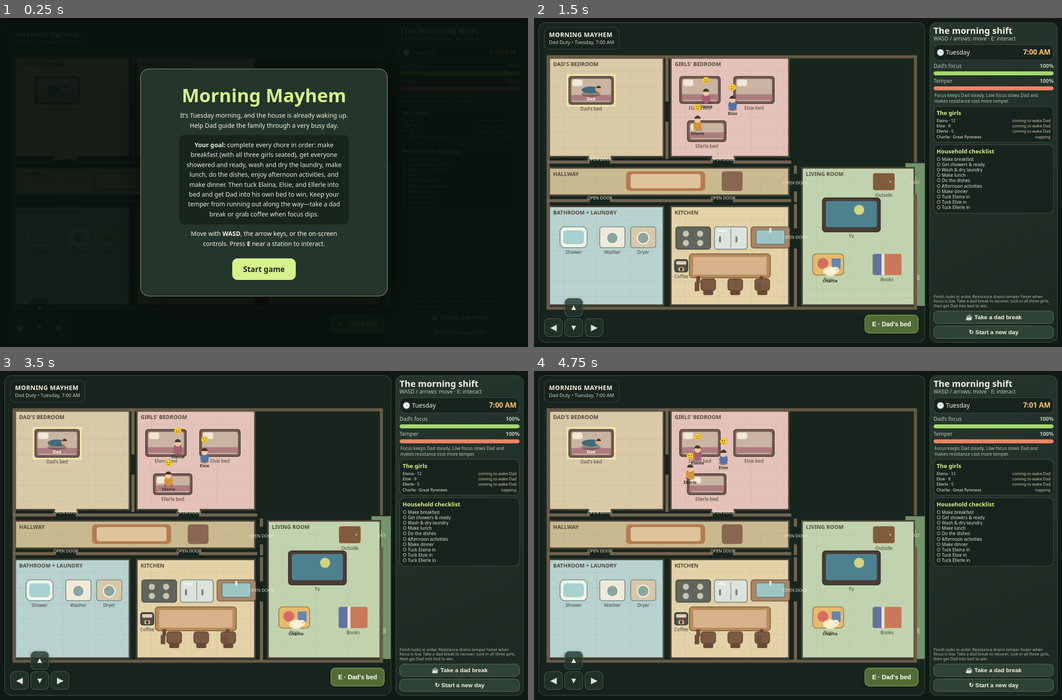
Above: before the commit, frames 1-4 (two rows, left to right).
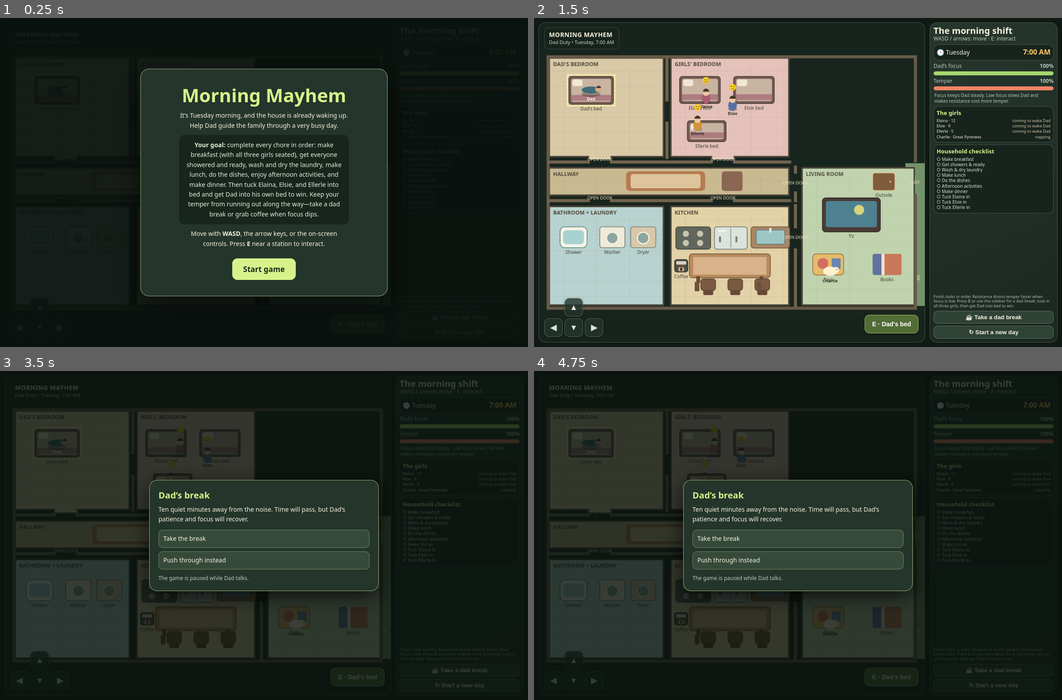
Above: after the commit, the same moments.

Repository: gkid123-frog/PlayGround
Game: browser game, page index.html
The game is run twice, just before and just after one commit, with the same random seed, the same clock (stepped at 60 frames per second) and the same inputs.
Inputs:
- Up to frame 1 (0.25 s): no input
- Up to frame 2 (1.5 s): click "Start game" at 0.27 s; click "↻ Start a new day" at 0.52 s; click "Start game" at 0.77 s; tap Space at 1.1 s
- Up to frame 3 (3.5 s): tap Space every 0.5 s from 1.6 to 3.1 s; click "↻ Start a new day" at 1.77 s; tap B at 2.52 s; click "Start game" at 3.27 s
- Up to frame 4 (4.75 s): tap E at 3.52 s; tap Space at 3.6, 4.1, 4.6 s

The runs differ from the first frame. In frame 2, 0.2% of the frame differs, in the area x 75-98%, y 85-89%; in frame 3, 55%, in the area x 0-100%, y 1-99%; in frame 4, 55%.

Commit message:
Save source and v2 conversation for issue #3
Run: 45077164723
Generation: 45077164723-1795388818679

Diff:
--- a/index.html
+++ b/index.html
@@ -42,7 +42,7 @@
 <div class="card"><h3>The girls</h3><div class="kids" id="kids"></div></div>
 <div class="card"><h3>Household checklist</h3><div class="tasks" id="tasks"></div></div>
 
-<div class="help">Finish tasks in order. Resistance drains temper faster when focus is low. Take a dad break to recover; tuck in all three girls, then get Dad into bed to win.</div>
+<div class="help">Finish tasks in order. Resistance drains temper faster when focus is low. Press B or use the sidebar for a dad break; tuck in all three girls, then get Dad into bed to win.</div>
 <button class="restart" id="break">☕ Take a dad break</button>
 <button class="restart" id="restart">↻ Start a new day</button>
 </aside>
@@ -200,7 +200,7 @@
 function nearest(){let best=null,dist=Infinity;for(const p of props){const d=Math.hypot(player.x-(p.x+p.w/2),player.y-(p.y+p.h/2));if(d<Math.max(p.w,p.h)/2+38&&d<dist){best={p,d};dist=d}}return best}
 function toast(t){const el=$('toast');el.textContent=t;el.classList.add('show');messageTimer=2.3}
 let dialogSeq=0;
-function openDialog(title,text,choices){paused=true;const se …(143 unchanged characters)… choices=[{label:'Continue',run:()=>{}}];choices.forEach(c=>{const b=document.cre …(353 unchanged characters)…
+function openDialog(title,text,choices){paused=true;const se …(143 unchanged characters)… choices=[{label:'Continue',run:()=>{}}];if(!ended&&breakTimer<=0&&title!=="Dad’s break")choices=choices.concat([{label:'☕ Take a dad break',run:()=>openDadBreak()}]);choices.forEach(c=>{const b=document.cre …(353 unchanged characters)…
 function closeDialog(){$('dialogShade').classList.remove('open');paused=false;dialogSeq++}
 function respond(g,style,task=null){if(crankyMode&&style==='delegate'){toast('The girls are too cranky to accept delega …(1832 unchanged characters)…
 function taskSpot(task,g){const i=Math.max(0,girls.filter(x=>!x.dog).indexOf(g));const spots={breakfast:[[445,615],[495 …(295 unchanged characters)…
@@ -323,13 +323,14 @@
   if(temper<=0)ended='lose';
  }
  if(messageTimer>0){messageTimer-=dt;if(messageTimer<=0)$('toast').classList.remove('show')}updateUI();draw()}catch(err){if(!window.__gameErrorShown){window.__gameErrorShown=true;console.error('Recovered from game error:',err);toast('Dad hit a snag—recovering…')}}requestAnimationFrame(step)}
-function updateUI(){const dayMinutes=scheduledDayMinutes();l …(935 unchanged characters)… eil(breakTimer)}s`:'☕ Take a dad break';breakBtn.disabled=breakTimer>0;
+function updateUI(){const dayMinutes=scheduledDayMinutes();l …(935 unchanged characters)… eil(breakTimer)}s`:'☕ Take a dad break';
  $('kids').innerHTML=girls.map(g=>`<div class="kid"><span>${g.name}</span><span>${g.agenda}</span></div>`).join('');$(' …(354 unchanged characters)…
-window.addEventListener('keydown',e=>{if(['ArrowUp','ArrowDown','ArrowLeft','ArrowRight',' '].includes(e.key))e.preventDefault();if(e.key.toLowerCase()==='e'||e.key===' '){if(!e.repeat)interact() …(128 unchanged characters)…
-$('break').addEventListener('pointerdown',e=>{e.preventDefault();if(breakTimer>0){toast(`Dad needs ${Math.ceil(breakTimer)}s before another break.`);return}openDialog('Dad’s break','Ten quiet minutes away from the noise. Time will pass, but Dad’s patience and focus will recover.',[{label:'Take the break',run:()=>{elapsed+=8;temper=Math.min(100,temper+30);focus=Math.min(100,focus+28);stressLeft=0;breakTimer=30;toast('Dad took a real break. Patience and focus restored.')}},{label:'Push through instead',run:()=>{temper=Math.max(0,temper-2);toast('Dad skips the break. Patience -2')}}])});
+window.addEventListener('keydown',e=>{if(['ArrowUp','ArrowDown','ArrowLeft','ArrowRight',' '].includes(e.key))e.preventDefault();if(e.key.toLowerCase()==='b'){if(!e.repeat)openDadBreak()}else if(e.key.toLowerCase()==='e'||e.key===' '){if(!e.repeat)interact() …(128 unchanged characters)…
+function openDadBreak(){if(ended){toast('The day is already over—start a new day to try again.');return}if(breakTimer>0){toast(`Dad needs ${Math.ceil(breakTimer)}s before another break.`);return}openDialog('Dad’s break','Ten quiet minutes away from the noise. Time will pass, but Dad’s patience and focus will recover.',[{label:'Take the break',run:()=>{elapsed+=8;temper=Math.min(100,temper+30);focus=Math.min(100,focus+28);stressLeft=0;breakTimer=30;toast('Dad took a real break. Patience and focus restored.')}},{label:'Push through instead',run:()=>{temper=Math.max(0,temper-2);toast('Dad skips the break. Patience -2')}}])}
+$('break').addEventListener('pointerdown',e=>{e.preventDefault();openDadBreak()});
 document.querySelectorAll('.pad button').forEach(b=>{const key={up:'ArrowUp',down:'ArrowDown',left:'ArrowLeft',right:'A …(429 unchanged characters)…
 $('restart').addEventListener('click',()=>location.reload());
-if(location.search.includes('debug'))window.__game={girls,ta …(203 unchanged characters)… mper:v=>temper=v,setFocus:v=>focus=v,setWash:v=>washTimer=v,setOpening:v=>openin …(305 unchanged characters)…
+if(location.search.includes('debug'))window.__game={girls,ta …(203 unchanged characters)… mper:v=>temper=v,setFocus:v=>focus=v,setBreak:v=>breakTimer=v,setWash:v=>washTimer=v,setOpening:v=>openin …(305 unchanged characters)…
 requestAnimationFrame(step);
 })();
 </script>
Not shown, changed: .omgithub/checkpoint.json
